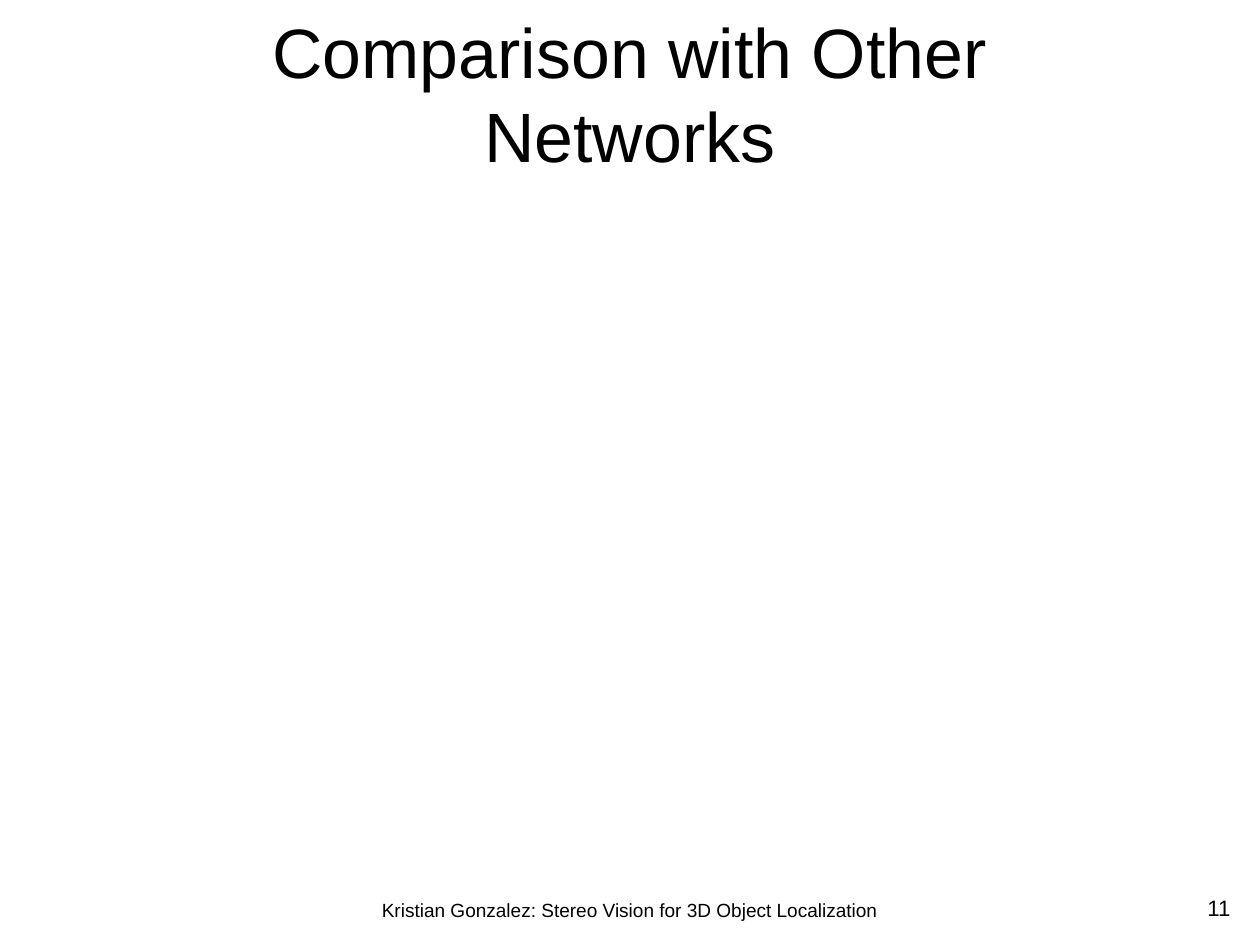
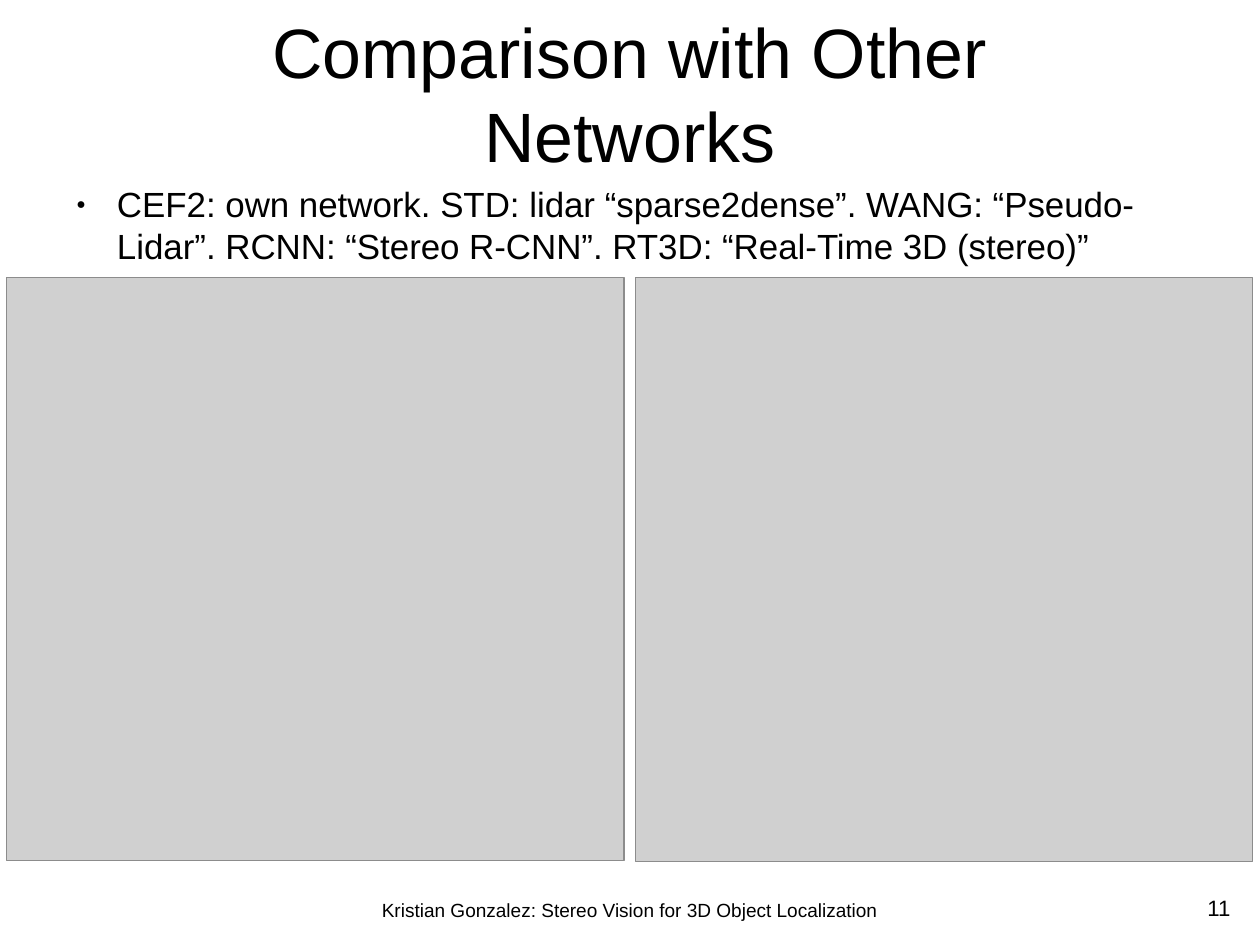
Before and after one commit to kjgonzalez/codefiles, a slide deck: slide 11 of k_thesis/02_presentation/thesis_presentation.odp. Drawn at 1260x945 pixels with LibreOffice and Linux fonts; fonts in the diff are those of the drawing; grey boxes stand for pictures; background and template pictures are left out. Boxes give left, top, right and bottom in pixels: in the first picture for what was removed or moved away, otherwise in the second. Text is boxed around its words. In the diff, an @@ line names an element or a change of style, - is before the commit and + after.

```diff
--- a/k_thesis/02_presentation/thesis_presentation.odp
+++ b/k_thesis/02_presentation/thesis_presentation.odp
@@ text added at [117, 191, 1134, 266], 22 pt, text #000000 @@
+● CEF2: own network. STD: lidar “sparse2dense”. WANG: “Pseudo-Lidar”. RCNN: “Stereo R-CNN”. RT3D: “Real-Time 3D (stereo)”
@@ picture added at [7, 278, 624, 861] @@
@@ picture added at [636, 278, 1253, 862] @@
```
Also in this commit, not shown: 5 other slides changed, 2 slides added, 1 other file.
